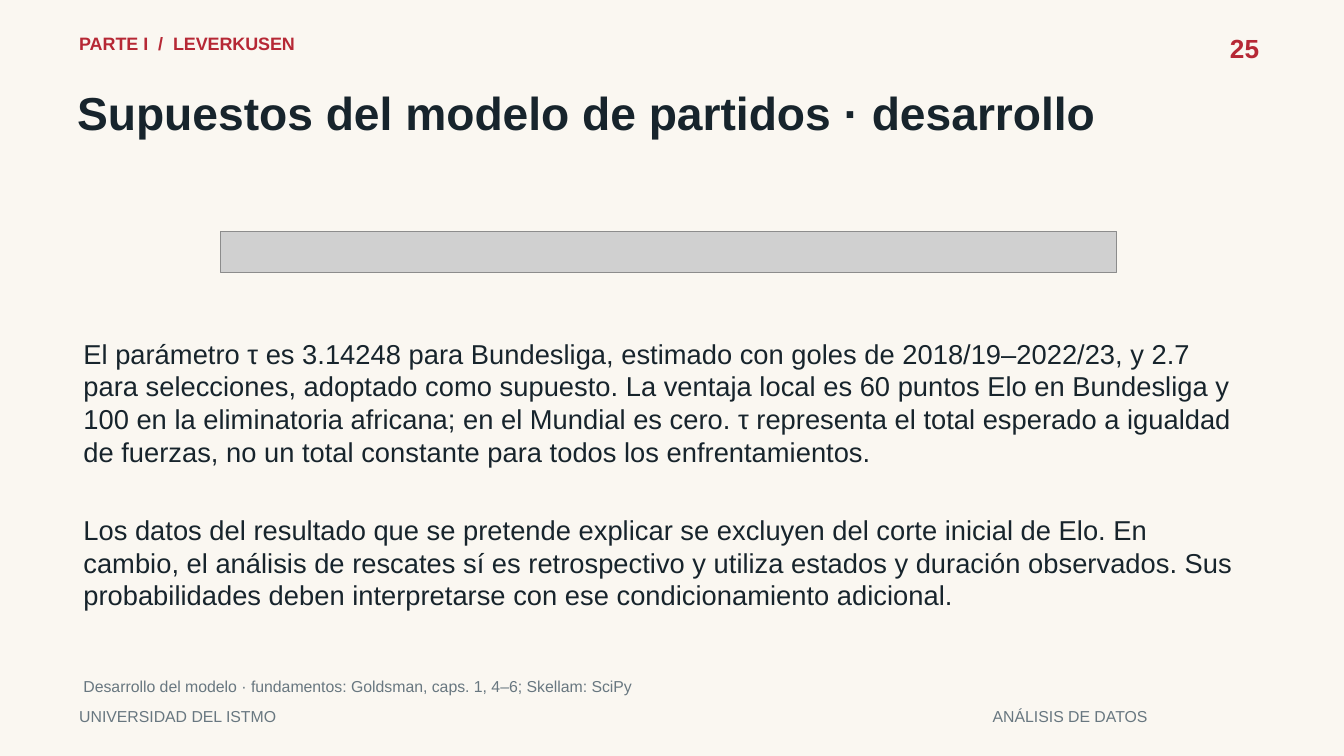
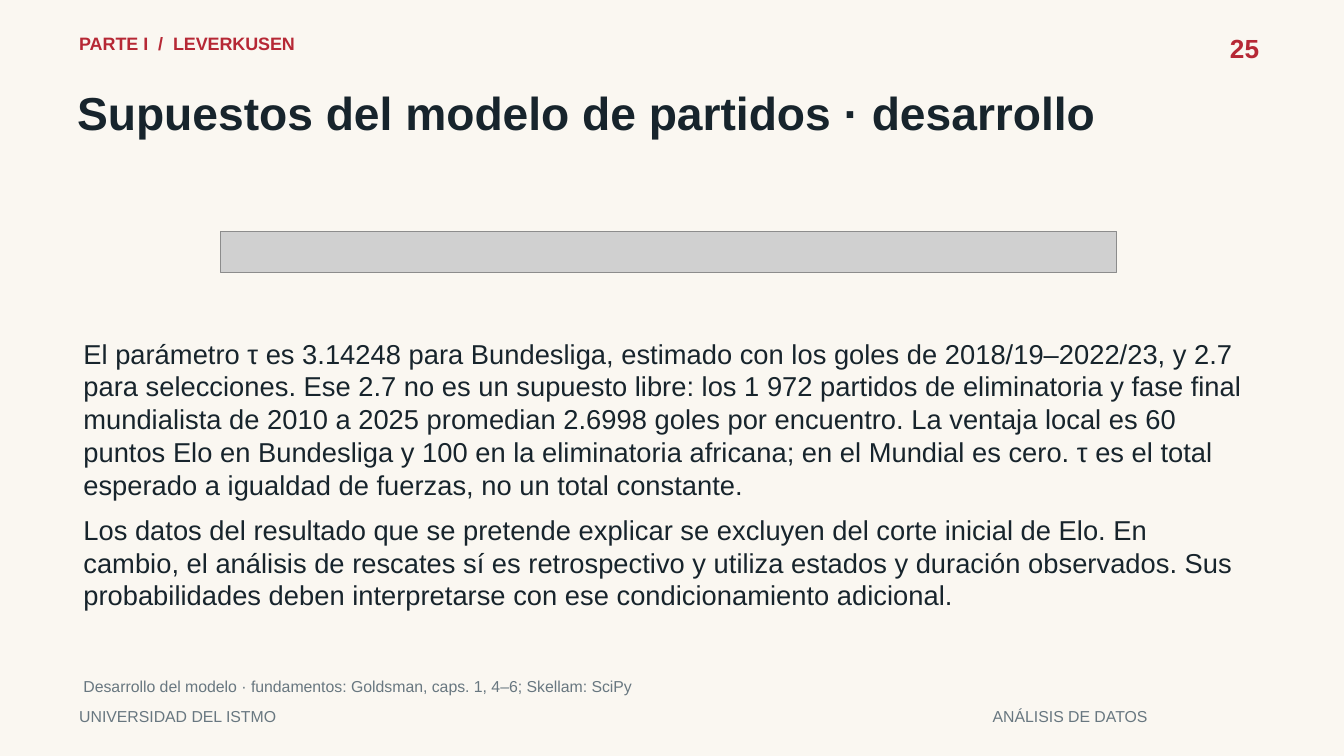
Before and after one commit to humbertovenavente/Proyecto1ADD, a slide deck: slide 25 of outputs/presentacion.pptx. Drawn at 1344x756 pixels with LibreOffice and Linux fonts; fonts in the diff are those of the drawing; grey boxes stand for pictures. Boxes give left, top, right and bottom in pixels: in the first picture for what was removed or moved away, otherwise in the second. Text is boxed around its words. In the diff, an @@ line names an element or a change of style, - is before the commit and + after.

```diff
--- a/outputs/presentacion.pptx
+++ b/outputs/presentacion.pptx
@@ text at box(83, 344, 1241, 499): text changed @@
-El parámetro τ es 3.14248 para Bundesliga, estimado con goles de 2018/19–2022/23, y 2.7 para selecciones, adoptado como supuesto. La ventaja local es 60 puntos Elo en Bundesliga y 100 en la eliminatoria africana; en el Mundial es cero. τ representa el total esperado a igualdad de fuerzas, no un total constante para todos los enfrentamientos.
+El parámetro τ es 3.14248 para Bundesliga, estimado con los goles de 2018/19–2022/23, y 2.7 para selecciones. Ese 2.7 no es un supuesto libre: los 1 972 partidos de eliminatoria y fase final mundialista de 2010 a 2025 promedian 2.6998 goles por encuentro. La ventaja local es 60 puntos Elo en Bundesliga y 100 en la eliminatoria africana; en el Mundial es cero. τ es el total esperado a igualdad de fuerzas, no un total constante.
```
Also in this commit, not shown: 5 other slides changed, 21 other files.
